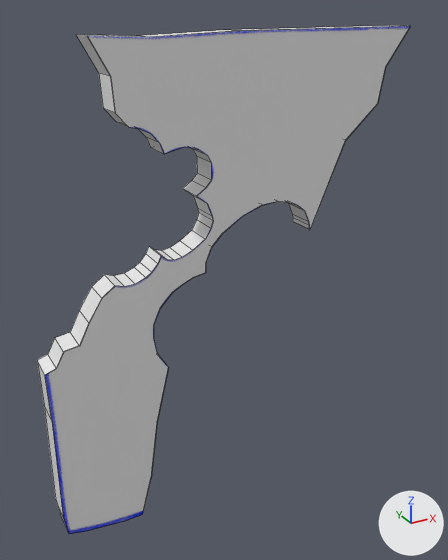
An edit to the FBX model Assets/FBX/House/Workbench/Paper_Pop_Up/Story3/8_Flowers/FBX/Out2.fbx, drawn before and after from the same camera.
One viewpoint serves both versions: a 50 mm lens placed at (-0.0561, -0.0854, 0.0493), pointed at (-0.0074, 0.0032, 0.005). Lighting does not change. The marker at lower right points along +X, +Y and +Z. Mesh edges are drawn as thin lines. Where no turn or scale is listed for an object, it has been applied to the vertices.

The first picture shows 'Out_2_0', 'Out_2_1'.
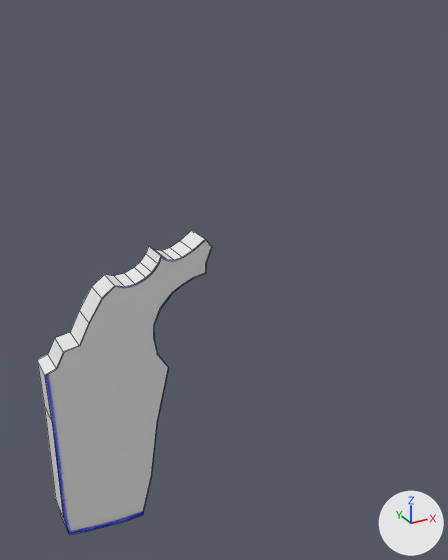
What differs and where, as boxes (x1, y1, x2, y2) in the pictures (448 x 560 px):
'Out_2_0', reshaped (53% narrower, 40% shorter)
    before: (37, 25, 409, 531)
    after: (37, 230, 211, 531)
'Out_2_1', reshaped, moved (56% narrower, 43% shorter)
    before: (45, 26, 411, 534)
    after: (46, 244, 207, 534)
part 2 of me_plane_018, cut back
    before: (45, 25, 409, 531)
    after: (45, 240, 211, 531)

Diff of the bpy script that builds the scene:
```diff
--- a/Assets/FBX/House/Workbench/Paper_Pop_Up/Story3/8_Flowers/FBX/Out2.fbx.py
+++ b/Assets/FBX/House/Workbench/Paper_Pop_Up/Story3/8_Flowers/FBX/Out2.fbx.py
@@ me_plane_003 @@
 # used by ob_out_2_1; location = (0.0, 0.0, 0.0)
-me_plane_003.from_pydata(...)  # 75 vertices, 1 face; spans x -0.0409..0.0274, y 0.0, z -0.0377..0.0464
+me_plane_003.from_pydata(...)  # 38 vertices, 1 face; spans x -0.0409..-0.0114, y 0.0, z -0.0377..0.0146
+# me_plane_003 part 1
+# 37 vertices are removed from x -0.0296..0.0274, y 0.0, z 0.0127..0.0464
+# 1 face is deleted
+# 1 new face joins them
 me_plane_003.materials.append(mat_material_004)
@@ me_plane_018 @@
 # used by ob_out_2_0; location = (0.0, 0.0002, 0.0)
-me_plane_018.from_pydata(...)  # 150 vertices, 77 faces; spans x -0.0409..0.0274, y 0.0..0.005, z -0.0377..0.0464
+me_plane_018.from_pydata(...)  # 77 vertices, 40 faces; spans x -0.0409..-0.0114, y 0.0..0.005, z -0.0377..0.0146
+# me_plane_018 part 2
+# 74 vertices are removed from x -0.0296..0.0274, y 0.0..0.005, z 0.0127..0.0464
+# 41 faces are deleted
+# 1 vertex is added at (-0.0264, 0.0, -0.0377)
+# 4 new faces join them
 me_plane_018.materials.append(mat_material_001)
@@ ob_out_2_1 @@
 ob_out_2_1 = bpy.data.objects.new('Out_2_1', me_plane_003)
-ob_out_2_1.location = (0.0, 0.0, 0.0)
+ob_out_2_1.location = (0.0, -0.0002, 0.0)
```
